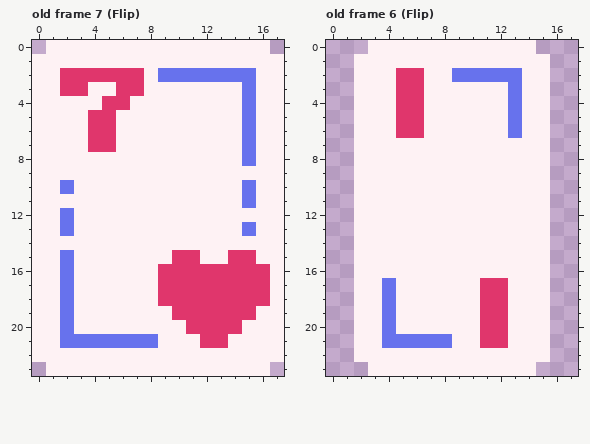
One commit to this pixel-art file: src/assets/Aseprite/Flip.aseprite. Above: the version before the commit.
18x24 pixels, 7 frames. Shown: old frame 7 (Flip), old frame 6 (Flip). The commit also changed other frames, which this record leaves out.
The same view after the edit:
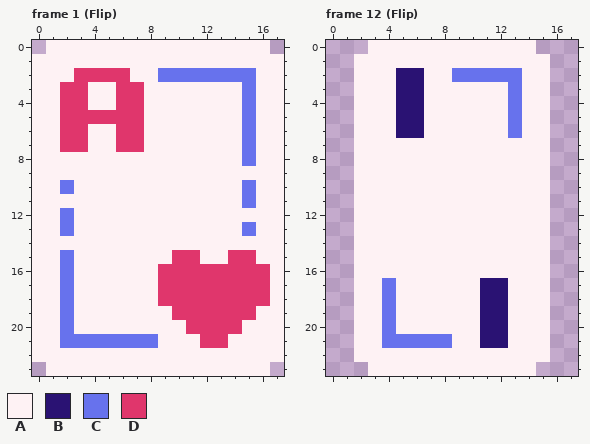
Palette (. is transparent): A #fef2f4  B #2a1273  C #6772ed  D #e0366c
A new or re-ordered frame is compared with the old frame closest to it.
Diff:
frames 7 -> 13
Frame 1 (Flip) is new; against old frame 7 (Flip):
The edit turns colour D into colour A in row 2 at x 2 and 7; in row 4 at x 5; in rows 6 to 7 at x 4 to 5.
The edit turns colour A into colour D in row 4 at x 2 to 3 and 7; in rows 5 to 7 at x 2 to 3 and 6 to 7.
Frame 12 (Flip) against old frame 6 (Flip):
The edit turns colour D into colour B in rows 2 to 6 at x 5 to 6; in rows 17 to 21 at x 11 to 12.
Pixel boxes of the changes (left, top, right, bottom) in both pictures:
changed: (60, 68, 144, 152)
changed: (396, 68, 424, 138)
changed: (480, 278, 508, 348)
